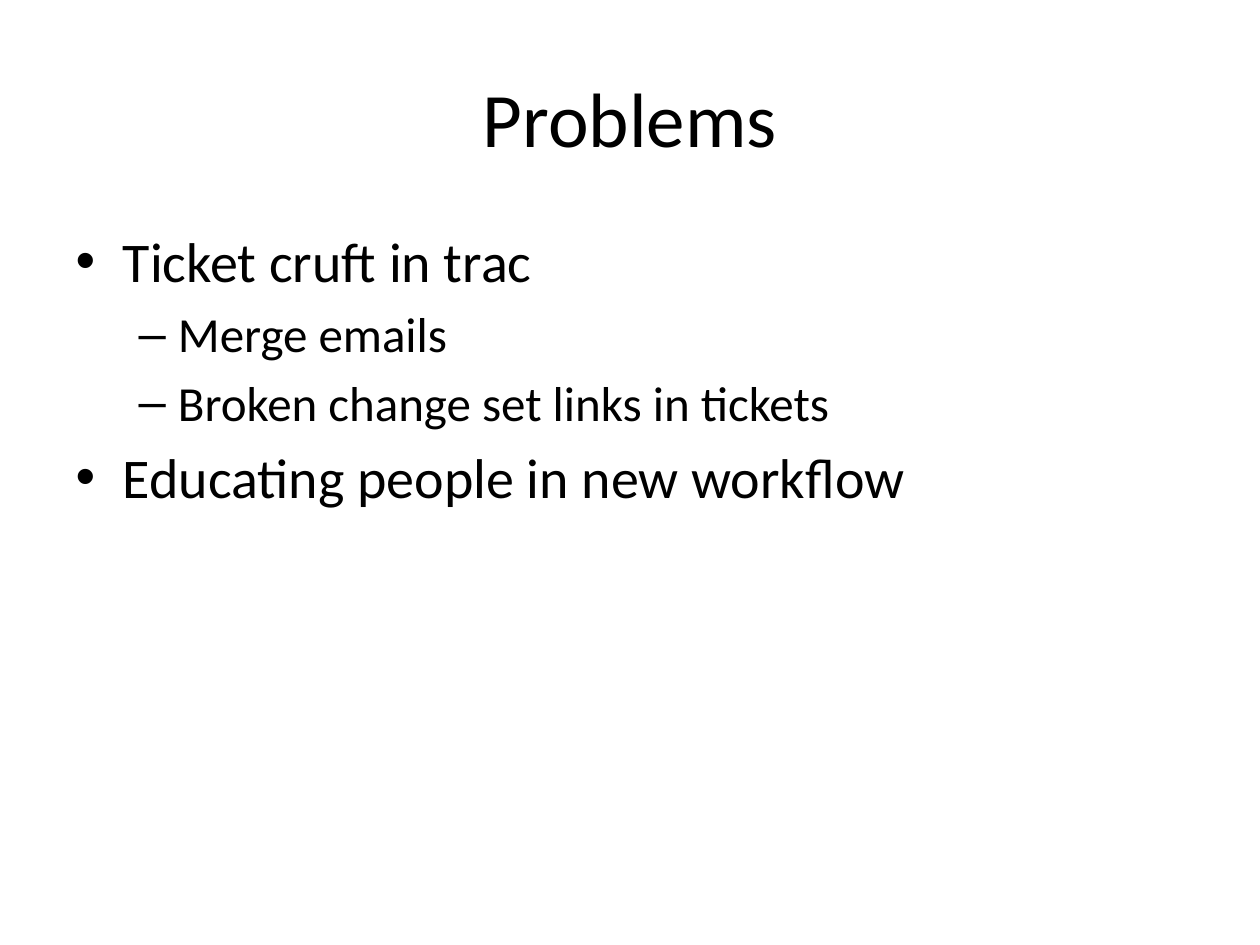
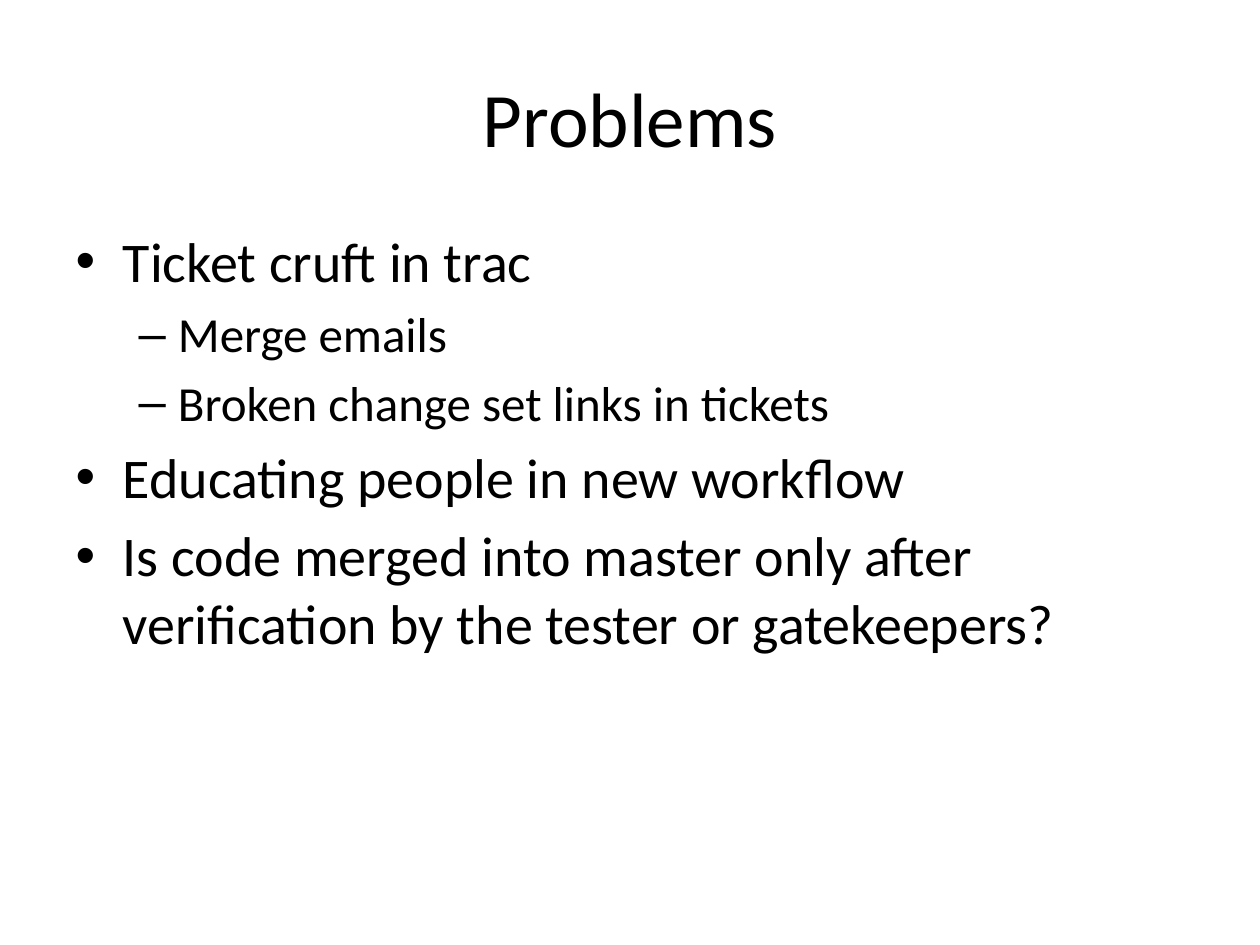
Before and after one commit to mantidproject/documents, a slide deck: slide 16 of Presentations/DevMeeting20120208_stablemaster.pptx (slide 14 before the commit). Drawn at 1260x945 pixels with LibreOffice and Linux fonts; fonts in the diff are those of the drawing. Boxes give left, top, right and bottom in pixels: in the first picture for what was removed or moved away, otherwise in the second. Text is boxed around its words. In the diff, an @@ line names an element or a change of style, - is before the commit and + after.

Commit message:
Small changes after speaking with Nick

```diff
--- a/Presentations/DevMeeting20120208_stablemaster.pptx
+++ b/Presentations/DevMeeting20120208_stablemaster.pptx
@@ text at [123,537,1054,654]: paragraph added @@
+• Is code merged into master only after verification by the tester or gatekeepers?
```
Also in this commit, not shown: 2 other slides changed, 2 slides added.
